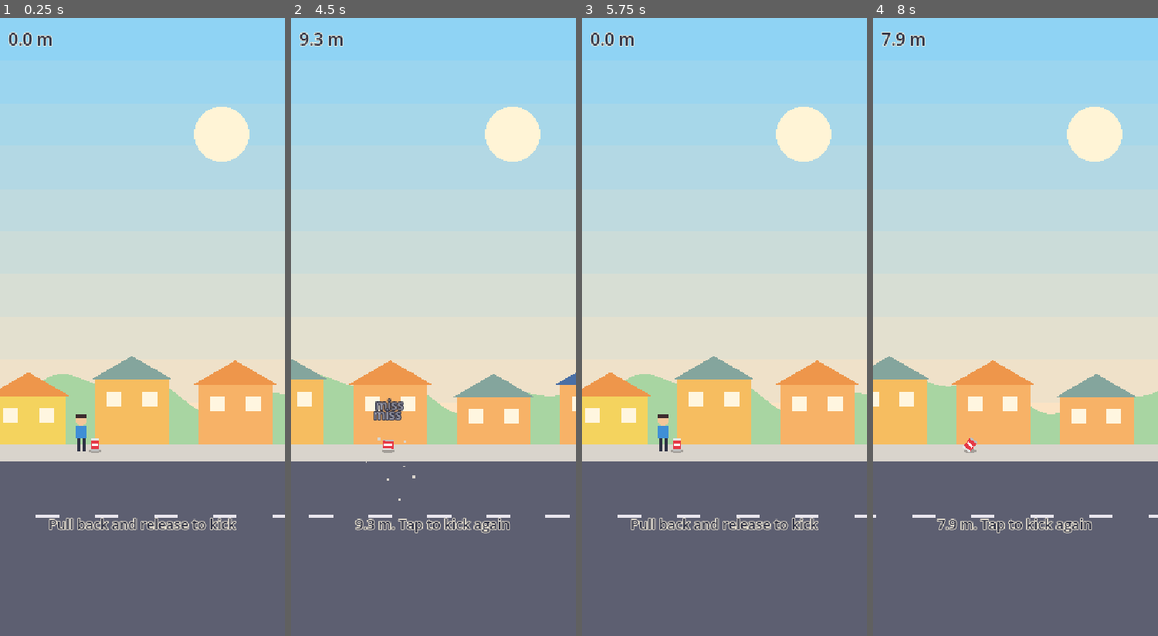
Above: before the commit, frames 1-4 (left to right).
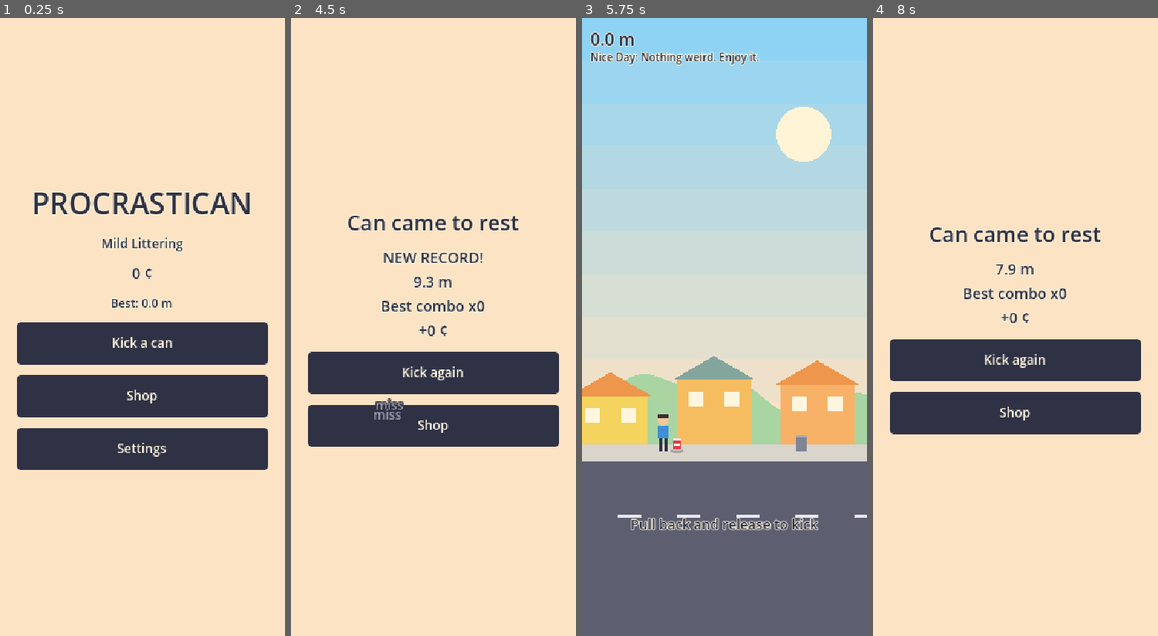
Above: after the commit, the same moments.

Repository: mwharris13/procrastican
Game: Godot game, scene res://scenes/main.tscn
The game is run twice, just before and just after one commit, with the same random seed, the same clock (stepped at 60 frames per second) and the same inputs.
Inputs (mouse positions are in pixels of both pictures, inside the frame that each line leads up to):
- Up to frame 1 (0.25 s): no input
- Up to frame 2 (4.5 s): click (433, 345) at 0.5 s, where only the run after the commit has a clickable "Kick a can"; tap Enter at 1.25 s; move the mouse to (496, 296) at 1.27 s; hold Shift 1.28-2 s; click (496, 296) at 1.42 s; tap Space at 2 s; drag from (376, 357) to (419, 450) at 2.02 s; move the mouse to (462, 191) at 2.77 s; tap Ctrl at 2.85 s; click (462, 191) at 2.92 s; drag from (419, 450) to (348, 234) at 3.52 s; move the mouse to (519, 419) at 4.27 s; tap Alt at 4.35 s; click (519, 419) at 4.42 s
- Up to frame 3 (5.75 s): click (724, 370) at 5 s, where only the run after the commit has a clickable "Kick again"
- Up to frame 4 (8 s): tap Enter at 5.75 s; drag from (930, 234) to (972, 172) at 5.77 s; move the mouse to (1029, 327) at 6.52 s; hold Shift 6.53-7.25 s; click (1029, 327) at 6.67 s; drag from (972, 172) to (958, 357) at 7.27 s

The runs differ from the first frame. In frame 1, 95% of the frame differs, in the area x 0-100%, y 0-100%; in frame 2, 92%; in frame 3, 0.9%; in frame 4, 94%.

Commit message:
Wire full game flow: runs, perks, results, shop, settings, saving, pause

Diff:
--- a/scripts/core/save_store.gd
+++ b/scripts/core/save_store.gd
@@ -67,6 +67,9 @@
 
 
 static func save_to(data: Dictionary, path: String = DEFAULT_PATH) -> bool:
+	# Check first: a failed open logs an engine error, which GUT counts as a failure.
+	if not DirAccess.dir_exists_absolute(ProjectSettings.globalize_path(path.get_base_dir())):
+		return false
 	var f := FileAccess.open(path, FileAccess.WRITE)
 	if f == null:
 		return false
--- a/scripts/main.gd
+++ b/scripts/main.gd
@@ -1,50 +1,160 @@
+class_name Main
 extends Node2D
-## M0 loop: aim → run → tap to kick again. Task 20 replaces this with the full game flow.
-
-# Real-time lockout so rapid tapping at run end doesn't skip the result message.
-const RESTART_LOCKOUT_MS := 400
-
+## Game flow: Title → Run (⇄ Perk pick) → Results → Shop / Settings, with saving and pause.
+
+enum Screen { TITLE, RUN, PERK, RESULTS, SHOP, SETTINGS }
+
+var save_path := SaveStore.DEFAULT_PATH
 var data: GameData
-var stats: Dictionary
+var save: Dictionary
+var stats: Dictionary = {}
+var run_state: RunState
+var modifier: Dictionary = {}
+var run_perks: Array = []
+var screen := Screen.TITLE
 var juice: Juice
 var sfx: Sfx
 var probe := LatencyProbe.new()
 var run_view: RunView
 var hud: Hud
 var overlay: TuningOverlay
-var combo := 0
-var _waiting_restart := false
-var _run_ended_ms := 0
+var title: TitleScreen
+var perk_pick: PerkPickScreen
+var results: ResultsScreen
+var shop: ShopScreen
+var settings: SettingsScreen
+var toast_label: Label
+var pause_label: Label
+var _rng := RandomNumberGenerator.new()
+var _perks_pending := 0
+var _bg_paused := false
+var _toast_tween: Tween
 
 
 func _ready() -> void:
+	process_mode = Node.PROCESS_MODE_ALWAYS
 	data = GameData.load_all()
-	stats = data.tuning.duplicate()
+	save = SaveStore.load_from(save_path)
 	juice = Juice.new()
 	add_child(juice)
 	sfx = Sfx.new()
 	add_child(sfx)
 	run_view = RunView.new()
+	run_view.process_mode = Node.PROCESS_MODE_PAUSABLE
 	add_child(run_view)
 	run_view.setup(juice, sfx, probe)
+	run_view.sim_event.connect(_on_sim_event)
+	run_view.progressed.connect(_on_progressed)
+	run_view.run_ended.connect(_on_run_ended)
 	hud = Hud.new()
 	add_child(hud)
-	run_view.sim_event.connect(_on_sim_event)
-	run_view.progressed.connect(hud.set_distance)
-	run_view.run_ended.connect(_on_run_ended)
+	_build_menus()
+	_build_notices()
 	overlay = TuningOverlay.new()
-	overlay.setup(stats, probe)
+	overlay.setup(data.tuning, probe)
 	add_child(overlay)
 	overlay.visibility_toggled.connect(_on_overlay_toggled)
-	_new_run()
-
-
-func _new_run() -> void:
-	combo = 0
+	show_title()
+
+
+func _build_menus() -> void:
+	var layer := CanvasLayer.new()
+	layer.layer = 4
+	add_child(layer)
+	title = TitleScreen.new()
+	perk_pick = PerkPickScreen.new()
+	results = ResultsScreen.new()
+	shop = ShopScreen.new()
+	settings = SettingsScreen.new()
+	for s in [title, perk_pick, results, shop, settings]:
+		layer.add_child(s)
+	title.play.connect(start_run)
+	title.shop.connect(open_shop)
+	title.settings.connect(open_settings)
+	perk_pick.picked.connect(_on_perk_picked)
+	results.again.connect(start_run)
+	results.shop.connect(open_shop)
+	shop.changed.connect(_persist)
+	shop.back.connect(show_title)
+	settings.back.connect(show_title)
+	settings.imported.connect(_on_imported)
+
+
+func _build_notices() -> void:
+	var layer := CanvasLayer.new()
+	layer.layer = 6
+	add_child(layer)
+	var theme := UiTheme.make()
+	toast_label = Label.new()
+	toast_label.theme = theme
+	toast_label.position = Vector2(10, 540)
+	toast_label.size = Vector2(250, 20)
+	toast_label.horizontal_alignment = HORIZONTAL_ALIGNMENT_CENTER
+	toast_label.mouse_filter = Control.MOUSE_FILTER_IGNORE
+	layer.add_child(toast_label)
+	pause_label = Label.new()
+	pause_label.theme = theme
+	pause_label.text = "Paused. Tap to resume."
+	pause_label.add_theme_font_size_override("font_size", 18)
+	pause_label.position = Vector2(10, 260)
+	pause_label.size = Vector2(250, 30)
+	pause_label.horizontal_alignment = HORIZONTAL_ALIGNMENT_CENTER
+	pause_label.mouse_filter = Control.MOUSE_FILTER_IGNORE
+	pause_label.visible = false
+	layer.add_child(pause_label)
+
+
+func _show(s: Screen) -> void:
+	screen = s
+	title.visible = s == Screen.TITLE
+	perk_pick.visible = s == Screen.PERK
+	results.visible = s == Screen.RESULTS
+	shop.visible = s == Screen.SHOP
+	settings.visible = s == Screen.SETTINGS
+	hud.visible = s == Screen.RUN or s == Screen.PERK
+	get_tree().paused = s == Screen.PERK
+
+
+func show_title() -> void:
+	title.set_coins(save.coins)
+	title.set_best(save.best_distance)
+	_show(Screen.TITLE)
+
+
+func open_shop() -> void:
+	shop.open(save, data)
+	_show(Screen.SHOP)
+
+
+func open_settings() -> void:
+	settings.set_save(save)
+	_show(Screen.SETTINGS)
+
+
+func _resolve_stats() -> void:
+	var effects: Array = Economy.profile_effects(save, data) + modifier.get("effects", [])
+	for p in run_perks:
+		effects += p.effects
+	var fresh := StatResolver.resolve(data.tuning, effects)
+	for k in fresh:
+		stats[k] = fresh[k]
+
+
+func start_run() -> void:
+	_rng.seed = Time.get_ticks_usec()
+	modifier = ModifierDeck.draw(data.modifiers, _rng)
+	run_perks = []
+	_perks_pending = 0
+	_resolve_stats()
+	run_state = RunState.new(stats, data.zones)
+	var street := StreetGen.new(_rng.randi(), data.zones, data.objects, stats.helper_freq)
+	run_view.set_palette(data.zones[0].palette)
+	run_view.start_aim(stats, street)
+	hud.set_distance(0.0)
 	hud.set_combo(0)
-	hud.set_distance(0.0)
+	hud.show_info("%s: %s" % [modifier.get("name", ""), modifier.get("desc", "")])
 	hud.show_message("Pull back and release to kick")
-	run_view.start_aim(stats)
+	_show(Screen.RUN)
 
 
 func _on_sim_event(ev: Dictionary) -> void:
@@ -52,11 +162,51 @@
 		"launch":
 			hud.show_message("")
 		"graded":
-			if ev.grade == TapJudge.Grade.PERFECT:
-				combo += 1
-			elif ev.grade == TapJudge.Grade.MISS:
-				combo = 0
-			hud.set_combo(combo)
+			run_state.on_grade(ev.grade)
+			hud.set_combo(run_state.combo)
+		"helper":
+			run_state.on_helper(ev.combo)
+			hud.set_combo(run_state.combo)
+
+
+func _on_progressed(x: float) -> void:
+	hud.set_distance(x)
+	for ev in run_state.on_distance(x):
+		if ev.type == "zone":
+			var z: Dictionary = data.zones[ev.index]
+			run_view.set_palette(z.palette)
+			juice.popup("%s  x%s" % [z.name, NumFmt.format(float(z.value))], Vector2(135, 160), UiTheme.GOLD, 16)
+			sfx.play("coin")
+		elif ev.type == "perk_due":
+			_perks_pending += 1
+	if _perks_pending > 0 and screen == Screen.RUN:
+		_offer_perk()
+
+
+func _offer_perk() -> void:
+	var taken := run_perks.map(func(p): return p.id)
+	var offers := PerkDeck.draw(data.perks, _rng, 3, taken, stats.rare_mult)
+	if offers.is_empty():
+		_perks_pending = 0
+		return
+	_perks_pending -= 1
+	juice.end_hitstop()
+	perk_pick.show_perks(offers)
+	_show(Screen.PERK)
+
+
+func _on_perk_picked(perk: Dictionary) -> void:
+	if screen != Screen.PERK:
+		return
+	var old_kicks := int(stats.air_kicks)
+	run_perks.append(perk)
+	_resolve_stats()
+	if run_view.sim:
+		run_view.sim.air_kicks_left += int(stats.air_kicks) - old_kicks
+	sfx.play("ui")
+	_show(Screen.RUN)
+	if _perks_pending > 0:
+		_offer_perk()
 
 
 func _on_overlay_toggled(open: bool) -> void:
@@ -65,14 +215,62 @@
 	run_view.input_enabled = not open
 
 
-func _on_run_ended(ev: Dictionary) -> void:
-	hud.show_message("%.1f m. Tap to kick again" % ev.x)
-	_waiting_restart = true
-	_run_ended_ms = Time.get_ticks_msec()
+func _on_run_ended(_ev: Dictionary) -> void:
+	var coins := run_state.coins()
+	var record: bool = run_state.distance > save.best_distance
+	save.coins += coins
+	save.lifetime_coins += coins
+	save.runs += 1
+	save.best_distance = maxf(save.best_distance, run_state.distance)
+	_persist()
+	results.show_results(run_state.distance, run_state.best_combo, coins, record)
+	sfx.play("coin")
+	_show(Screen.RESULTS)
+
+
+func _on_imported(d: Dictionary) -> void:
+	save = d
+	_persist()
+	show_title()
+	toast("Save imported")
+
+
+func _persist() -> void:
+	if not SaveStore.save_to(save, save_path):
+		toast("Couldn't save progress")
+
+
+func toast(text: String) -> void:
+	toast_label.text = text
+	toast_label.modulate.a = 1.0
+	if _toast_tween:
+		_toast_tween.kill()
+	_toast_tween = toast_label.create_tween().set_ignore_time_scale(true)
+	_toast_tween.tween_interval(2.0)
+	_toast_tween.tween_property(toast_label, "modulate:a", 0.0, 0.5)
+
+
+func _notification(what: int) -> void:
+	if what == NOTIFICATION_APPLICATION_FOCUS_OUT or what == NOTIFICATION_APPLICATION_PAUSED or what == NOTIFICATION_WM_WINDOW_FOCUS_OUT:
+		background_pause()
+
+
+func background_pause() -> void:
+	if juice:
+		juice.end_hitstop()
+	if screen == Screen.RUN and not _bg_paused:
+		_bg_paused = true
+		get_tree().paused = true
+		pause_label.visible = true
+
+
+func resume() -> void:
+	_bg_paused = false
+	pause_label.visible = false
+	get_tree().paused = screen == Screen.PERK
 
 
 func _unhandled_input(event: InputEvent) -> void:
-	if _waiting_restart and event is InputEventScreenTouch and event.pressed \
-			and Time.get_ticks_msec() - _run_ended_ms >= RESTART_LOCKOUT_MS:
-		_waiting_restart = false
-		_new_run()
+	if _bg_paused and event is InputEventScreenTouch and event.pressed:
+		resume()
+		get_viewport().set_input_as_handled()
--- /dev/null
+++ b/test/test_main_flow.gd
@@ -0,0 +1,101 @@
+extends GutTest
+
+const SAVE := "user://test_main_save.json"
+var main
+
+func before_each():
+	main = load("res://scenes/main.tscn").instantiate()
+	main.save_path = SAVE
+	add_child_autofree(main)
+
+func after_each():
+	get_tree().paused = false
+	Engine.time_scale = 1.0
+	if FileAccess.file_exists(SAVE):
+		DirAccess.remove_absolute(ProjectSettings.globalize_path(SAVE))
+
+func _launch_and_finish():
+	main.run_view.begin_drag(Vector2(100, 300))
+	main.run_view.update_drag(Vector2(40, 360))
+	main.run_view.end_drag()
+	for i in 20000:
+		main.run_view.tick(1.0 / 60.0)
+		if main.run_view.state == "done":
+			return
+
+func _spare_kick():
+	return GameData.load_all().perks.filter(func(p): return p.id == "spare_kick")[0]
+
+func test_starts_on_title():
+	assert_eq(main.screen, Main.Screen.TITLE)
+	assert_true(main.title.visible)
+	assert_false(main.hud.visible)
+
+func test_start_run_rolls_modifier_and_aims():
+	main.start_run()
+	assert_eq(main.screen, Main.Screen.RUN)
+	assert_eq(main.run_view.state, "aiming")
+	assert_false(main.modifier.is_empty())
+	assert_string_contains(main.hud.info_label.text, main.modifier.name)
+
+func test_run_end_pays_out_saves_and_shows_results():
+	main.start_run()
+	_launch_and_finish()
+	assert_eq(main.screen, Main.Screen.RESULTS)
+	assert_gt(main.save.coins, 0.0)
+	assert_eq(main.save.runs, 1)
+	assert_true(FileAccess.file_exists(SAVE))
+
+func test_perk_checkpoint_pauses_and_pick_applies():
+	main.start_run()
+	main._on_progressed(RunState.PERK_FIRST_M + 1.0)
+	assert_eq(main.screen, Main.Screen.PERK)
+	assert_true(get_tree().paused)
+	main.perk_pick.buttons[0].pressed.emit()
+	assert_eq(main.screen, Main.Screen.RUN)
+	assert_eq(main.run_perks.size(), 1)
+	assert_false(get_tree().paused)
+
+func test_spare_kick_perk_adds_air_kick_mid_run():
+	main.start_run()
+	var before: int = main.run_view.sim.air_kicks_left
+	main._on_progressed(RunState.PERK_FIRST_M + 1.0)
+	main.perk_pick.picked.emit(_spare_kick())
+	assert_eq(main.run_view.sim.air_kicks_left, before + 1)
+
+func test_double_pick_applies_only_one_perk():
+	main.start_run()
+	main._on_progressed(RunState.PERK_FIRST_M + 1.0)
+	main.perk_pick.picked.emit(_spare_kick())
+	main.perk_pick.picked.emit(_spare_kick())
+	assert_eq(main.run_perks.size(), 1)
+
+func test_overlay_toggle_gates_run_input():
+	main.start_run()
+	main.overlay.visibility_toggled.emit(true)
+	assert_false(main.run_view.input_enabled)
+	main.overlay.visibility_toggled.emit(false)
+	assert_true(main.run_view.input_enabled)
+
+func test_background_pause_restores_time_scale():
+	main.start_run()
+	main.juice.hitstop(5.0)
+	main.background_pause()
+	assert_eq(Engine.time_scale, 1.0)
+	assert_true(get_tree().paused)
+	assert_true(main.pause_label.visible)
+	main.resume()
+	assert_false(get_tree().paused)
+
+func test_failed_save_shows_toast():
+	main.save_path = "user://missing_dir/deeper/save.json"
+	main._persist()
+	assert_string_contains(main.toast_label.text, "Couldn't save")
+
+func test_import_replaces_save_and_returns_to_title():
+	var d := SaveStore.defaults()
+	d.coins = 4242.0
+	main.open_settings()
+	main.settings.imported.emit(d)
+	assert_eq(main.save.coins, 4242.0)
+	assert_eq(main.screen, Main.Screen.TITLE)
Not shown, added: test/test_main_flow.gd.uid
